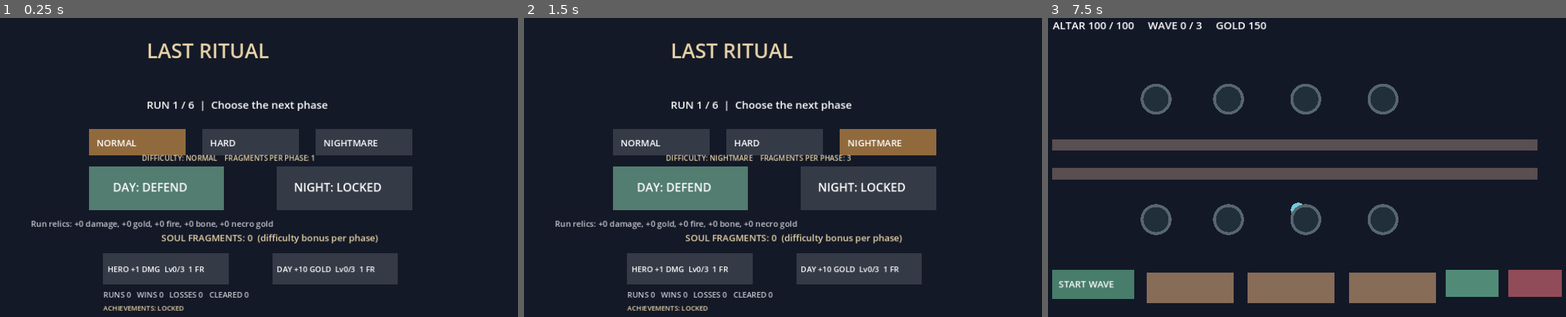
Above: before the commit, frames 1-3 (left to right).
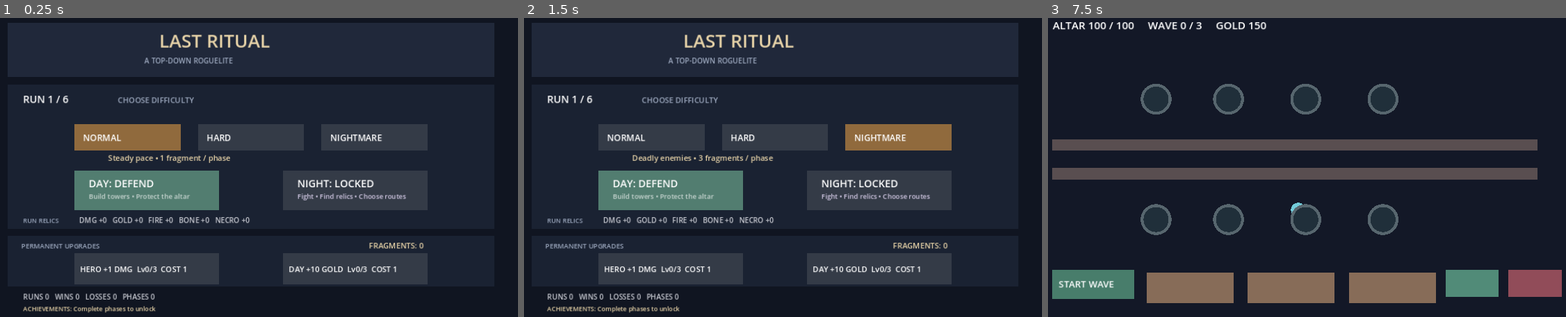
Above: after the commit, the same moments.

Repository: DoctorStrangeSH/Last-Ritual
Game: Godot game, scene res://scenes/run_loop.tscn
Two runs of this game, one before a commit and one after it. Both use one fixed random seed, a clock stepped at 60 frames per second and the inputs below.
Inputs (mouse positions are in pixels of both pictures, inside the frame that each line leads up to):
- Up to frame 1 (0.25 s): no input
- Up to frame 2 (1.5 s): tap Enter at 0.5 s; move the mouse to (896, 149) at 0.52 s; hold Right (ui_right) 0.53-1.28 s; tap R at 0.6, 1.35 s; click (896, 149) at 0.67 s; tap Space at 1.25 s; move the mouse to (663, 179) at 1.27 s; hold Down (ui_down) from 1.28 s (still down)
- Up to frame 3 (7.5 s): tap Enter at 2, 3.5 s; move the mouse to (1353, 95) at 2.02 s; release Down (ui_down) at 2.03 s; hold Right (ui_right) 2.03-2.78 s; tap R every 0.75 s from 2.1 to 7.35 s; tap Space at 2.75, 4.25 s; move the mouse to (1270, 227) at 2.77 s; hold Up (ui_up) 2.78-3.53 s; click (1270, 227) at 2.92 s; move the mouse to (1467, 209) at 3.52 s; hold Left (ui_left) 3.53-5.03 s; move the mouse to (1130, 116) at 4.27 s; move the mouse to (1327, 164) at 5.02 s; hold Down (ui_down) 5.03-5.78 s; click (1327, 164) at 5.17 s; move the mouse to (1213, 86) at 5.77 s; hold Right (ui_right) 5.78-6.53 s; move the mouse to (1420, 149) at 6.52 s; hold Up (ui_up) 6.53-7.28 s; move the mouse to (1187, 179) at 7.27 s; hold Right (ui_right) from 7.28 s (still down); click (1187, 179) at 7.42 s

The runs differ from the first frame. In frame 1, 14% of the frame differs, in the area x 4-83%, y 5-99%; in frame 2, 14%; in frame 3, nothing differs.

Commit message:
ui(v5): improve hub hierarchy, phase cards and meta progression readability

Diff:
--- a/scripts/run_loop.gd
+++ b/scripts/run_loop.gd
@@ -8,7 +8,7 @@
 var phase_count := 0
 var difficulty := 0 # 0 normal, 1 hard, 2 nightmare
 const DIFFICULTY_NAMES := ["NORMAL", "HARD", "NIGHTMARE"]
-const DIFFICULTY_BUTTONS := [Rect2(240, 252, 200, 55), Rect2(475, 252, 200, 55), Rect2(710, 252, 200, 55)]
+const DIFFICULTY_BUTTONS := [Rect2(210, 242, 220, 55), Rect2(466, 242, 220, 55), Rect2(722, 242, 220, 55)]
 var completed_phases := 0
 var run_damage_bonus := 0
 var run_speed_bonus := 0.0
@@ -18,10 +18,10 @@
 var run_necro_kill_bonus := 0
 var active_game: Node2D
 var last_phase := "day"
-const META_HERO_BUTTON := Rect2(270, 510, 260, 65)
-const META_TREASURY_BUTTON := Rect2(620, 510, 260, 65)
-const DAY_BUTTON := Rect2(240, 330, 280, 90)
-const NIGHT_BUTTON := Rect2(630, 330, 280, 90)
+const META_HERO_BUTTON := Rect2(210, 510, 300, 65)
+const META_TREASURY_BUTTON := Rect2(642, 510, 300, 65)
+const DAY_BUTTON := Rect2(210, 338, 300, 82)
+const NIGHT_BUTTON := Rect2(642, 338, 300, 82)
 const REWARD_BUTTONS := [Rect2(80, 370, 225, 100), Rect2(350, 370, 225, 100), Rect2(620, 370, 225, 100), Rect2(890, 370, 225, 100)]
 
 func _ready() -> void:
@@ -169,23 +169,37 @@
     queue_redraw()
 
 func _draw() -> void:
-    draw_rect(Rect2(0, 0, 1152, 648), Color("#141927"))
-    draw_string(ThemeDB.fallback_font, Vector2(360, 105), "LAST RITUAL", HORIZONTAL_ALIGNMENT_LEFT, -1, 42, Color("#e7d3a8"))
+    draw_rect(Rect2(0, 0, 1152, 648), Color("#101521"))
+    draw_rect(Rect2(72, 32, 1008, 112), Color("#20283a"))
+    draw_string(ThemeDB.fallback_font, Vector2(386, 83), "LAST RITUAL", HORIZONTAL_ALIGNMENT_LEFT, -1, 38, Color("#e7d3a8"))
+    draw_string(ThemeDB.fallback_font, Vector2(355, 116), "A TOP-DOWN ROGUELITE", HORIZONTAL_ALIGNMENT_LEFT, -1, 15, Color("#9da9bf"))
     match phase:
         "hub":
-            draw_string(ThemeDB.fallback_font, Vector2(360, 210), "RUN %d / 6  |  Choose the next phase" % (phase_count + 1), HORIZONTAL_ALIGNMENT_LEFT, -1, 22, Color.WHITE)
+            draw_rect(Rect2(72, 160, 1008, 300), Color("#1a2232"))
+            draw_string(ThemeDB.fallback_font, Vector2(104, 198), "RUN %d / 6" % (phase_count + 1), HORIZONTAL_ALIGNMENT_LEFT, -1, 21, Color.WHITE)
+            draw_string(ThemeDB.fallback_font, Vector2(300, 198), "CHOOSE DIFFICULTY", HORIZONTAL_ALIGNMENT_LEFT, -1, 16, Color("#9da9bf"))
             var next_phase := expected_phase()
             for i in range(DIFFICULTY_BUTTONS.size()):
                 draw_rect(DIFFICULTY_BUTTONS[i], Color("#906a3d") if difficulty == i else Color("#343b47"))
-                draw_string(ThemeDB.fallback_font, DIFFICULTY_BUTTONS[i].position + Vector2(16, 36), DIFFICULTY_NAMES[i], HORIZONTAL_ALIGNMENT_LEFT, -1, 19, Color.WHITE)
-            draw_string(ThemeDB.fallback_font, Vector2(350, 318), "DIFFICULTY: %s    FRAGMENTS PER PHASE: %d" % [DIFFICULTY_NAMES[difficulty], 1 + difficulty], HORIZONTAL_ALIGNMENT_LEFT, -1, 15, Color("#e7d3a8"))
+                draw_string(ThemeDB.fallback_font, DIFFICULTY_BUTTONS[i].position + Vector2(18, 35), DIFFICULTY_NAMES[i], HORIZONTAL_ALIGNMENT_LEFT, -1, 18, Color.WHITE)
+            var difficulty_help := ["Steady pace • 1 fragment / phase", "Stronger enemies • 2 fragments / phase", "Deadly enemies • 3 fragments / phase"]
+            draw_string(ThemeDB.fallback_font, Vector2(280, 318), difficulty_help[difficulty], HORIZONTAL_ALIGNMENT_LEFT, -1, 16, Color("#e7d3a8"))
             draw_rect(DAY_BUTTON, Color("#527d70") if next_phase == "day" else Color("#343b47"))
             draw_rect(NIGHT_BUTTON, Color("#594d78") if next_phase == "night" else Color("#343b47"))
-            draw_string(ThemeDB.fallback_font, Vector2(290, 382), "DAY: DEFEND" if next_phase == "day" else "DAY: COMPLETE", HORIZONTAL_ALIGNMENT_LEFT, -1, 24, Color.WHITE)
-            draw_string(ThemeDB.fallback_font, Vector2(665, 382), "NIGHT: EXPLORE" if next_phase == "night" else "NIGHT: LOCKED", HORIZONTAL_ALIGNMENT_LEFT, -1, 24, Color.WHITE)
-            draw_string(ThemeDB.fallback_font, Vector2(120, 455), "Run relics: +%d damage, +%d gold, +%d fire, +%d bone, +%d necro gold" % [run_damage_bonus, run_gold_bonus, run_fire_bonus, run_bone_tower_bonus, run_necro_kill_bonus], HORIZONTAL_ALIGNMENT_LEFT, -1, 17, Color("#c7c9d1"))
-            draw_string(ThemeDB.fallback_font, Vector2(390, 485), "SOUL FRAGMENTS: %d  (difficulty bonus per phase)" % meta.fragments, HORIZONTAL_ALIGNMENT_LEFT, -1, 19, Color("#e7d3a8"))
-            draw_string(ThemeDB.fallback_font, Vector2(270, 602), "RUNS %d   WINS %d   LOSSES %d   CLEARED %d" % [meta.runs_started, meta.runs_won, meta.runs_lost, meta.phases_cleared], HORIZONTAL_ALIGNMENT_LEFT, -1, 16, Color("#c7c9d1"))
+            draw_string(ThemeDB.fallback_font, DAY_BUTTON.position + Vector2(30, 35), "DAY: DEFEND" if next_phase == "day" else "DAY: COMPLETE", HORIZONTAL_ALIGNMENT_LEFT, -1, 21, Color.WHITE)
+            draw_string(ThemeDB.fallback_font, DAY_BUTTON.position + Vector2(30, 59), "Build towers • Protect the altar", HORIZONTAL_ALIGNMENT_LEFT, -1, 14, Color("#c7d5d0"))
+            draw_string(ThemeDB.fallback_font, NIGHT_BUTTON.position + Vector2(30, 35), "NIGHT: EXPLORE" if next_phase == "night" else "NIGHT: LOCKED", HORIZONTAL_ALIGNMENT_LEFT, -1, 21, Color.WHITE)
+            draw_string(ThemeDB.fallback_font, NIGHT_BUTTON.position + Vector2(30, 59), "Fight • Find relics • Choose routes", HORIZONTAL_ALIGNMENT_LEFT, -1, 14, Color("#d2c9e4"))
+            draw_string(ThemeDB.fallback_font, Vector2(104, 447), "RUN RELICS", HORIZONTAL_ALIGNMENT_LEFT, -1, 13, Color("#9da9bf"))
+            draw_string(ThemeDB.fallback_font, Vector2(220, 447), "DMG +%d   GOLD +%d   FIRE +%d   BONE +%d   NECRO +%d" % [run_damage_bonus, run_gold_bonus, run_fire_bonus, run_bone_tower_bonus, run_necro_kill_bonus], HORIZONTAL_ALIGNMENT_LEFT, -1, 15, Color("#c7c9d1"))
+            draw_rect(Rect2(72, 474, 1008, 105), Color("#1a2232"))
+            draw_string(ThemeDB.fallback_font, Vector2(100, 500), "PERMANENT UPGRADES", HORIZONTAL_ALIGNMENT_LEFT, -1, 14, Color("#9da9bf"))
+            draw_string(ThemeDB.fallback_font, Vector2(820, 500), "FRAGMENTS: %d" % meta.fragments, HORIZONTAL_ALIGNMENT_LEFT, -1, 16, Color("#e7d3a8"))
+            draw_rect(META_HERO_BUTTON, Color("#526d9b") if meta.hero_level < 3 and meta.fragments >= meta.hero_level + 1 else Color("#343b47"))
+            draw_rect(META_TREASURY_BUTTON, Color("#527d70") if meta.treasury_level < 3 and meta.fragments >= meta.treasury_level + 1 else Color("#343b47"))
+            draw_string(ThemeDB.fallback_font, META_HERO_BUTTON.position + Vector2(12, 39), "HERO +1 DMG  Lv%d/3  COST %d" % [meta.hero_level, meta.hero_level + 1], HORIZONTAL_ALIGNMENT_LEFT, -1, 16, Color.WHITE)
+            draw_string(ThemeDB.fallback_font, META_TREASURY_BUTTON.position + Vector2(12, 39), "DAY +10 GOLD  Lv%d/3  COST %d" % [meta.treasury_level, meta.treasury_level + 1], HORIZONTAL_ALIGNMENT_LEFT, -1, 16, Color.WHITE)
+            draw_string(ThemeDB.fallback_font, Vector2(104, 606), "RUNS %d   WINS %d   LOSSES %d   PHASES %d" % [meta.runs_started, meta.runs_won, meta.runs_lost, meta.phases_cleared], HORIZONTAL_ALIGNMENT_LEFT, -1, 15, Color("#c7c9d1"))
             var badges := []
             if meta.achievement_unlocked("first_steps"):
                 badges.append("FIRST STEPS")
@@ -193,11 +207,7 @@
                 badges.append("SURVIVOR")
             if meta.achievement_unlocked("ritual_master"):
                 badges.append("RITUAL MASTER")
-            draw_string(ThemeDB.fallback_font, Vector2(270, 629), "ACHIEVEMENTS: " + (", ".join(badges) if not badges.is_empty() else "LOCKED"), HORIZONTAL_ALIGNMENT_LEFT, -1, 14, Color("#e7d3a8"))
-            draw_rect(META_HERO_BUTTON, Color("#526d9b") if meta.hero_level < 3 and meta.fragments >= meta.hero_level + 1 else Color("#343b47"))
-            draw_rect(META_TREASURY_BUTTON, Color("#527d70") if meta.treasury_level < 3 and meta.fragments >= meta.treasury_level + 1 else Color("#343b47"))
-            draw_string(ThemeDB.fallback_font, META_HERO_BUTTON.position + Vector2(9, 39), "HERO +1 DMG  Lv%d/3  %d FR" % [meta.hero_level, meta.hero_level + 1], HORIZONTAL_ALIGNMENT_LEFT, -1, 16, Color.WHITE)
-            draw_string(ThemeDB.fallback_font, META_TREASURY_BUTTON.position + Vector2(9, 39), "DAY +10 GOLD  Lv%d/3  %d FR" % [meta.treasury_level, meta.treasury_level + 1], HORIZONTAL_ALIGNMENT_LEFT, -1, 16, Color.WHITE)
+            draw_string(ThemeDB.fallback_font, Vector2(104, 630), "ACHIEVEMENTS: " + (", ".join(badges) if not badges.is_empty() else "Complete phases to unlock"), HORIZONTAL_ALIGNMENT_LEFT, -1, 13, Color("#e7d3a8"))
         "reward":
             draw_string(ThemeDB.fallback_font, Vector2(410, 235), "CHOOSE A RUN RELIC", HORIZONTAL_ALIGNMENT_LEFT, -1, 26, Color.WHITE)
             var names := ["BONE: +1 HERO/TOWER", "EMBER: SPEED + FIRE", "GOLD: +30 START GOLD", "NECRO: +3 KILL GOLD"]
